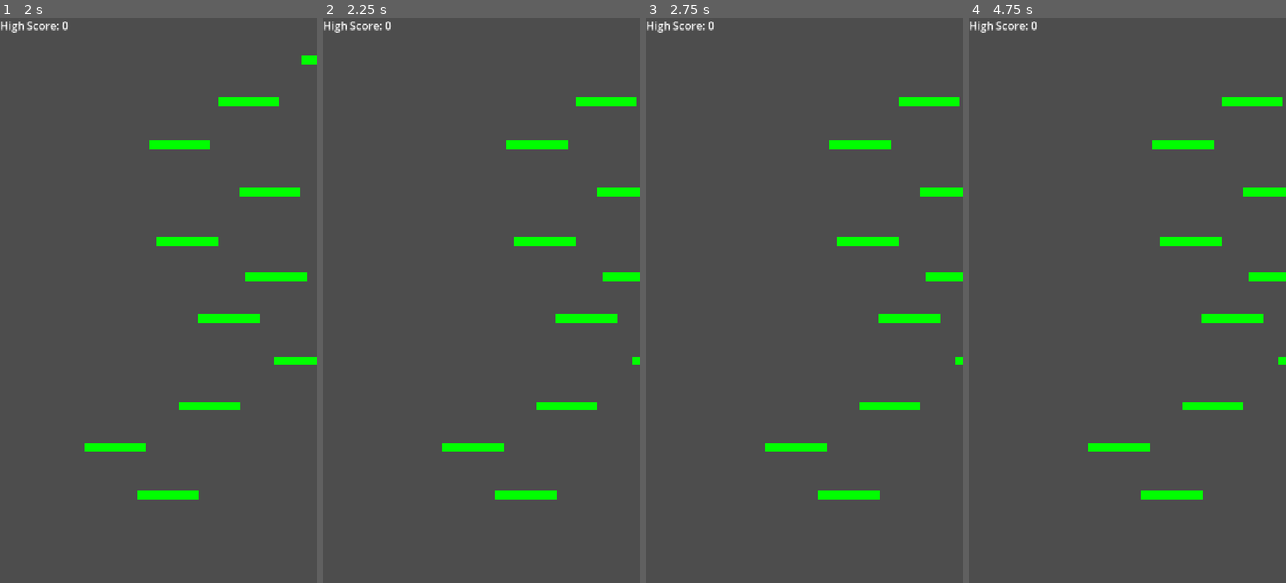
Above: before the commit, frames 1-4 (left to right).
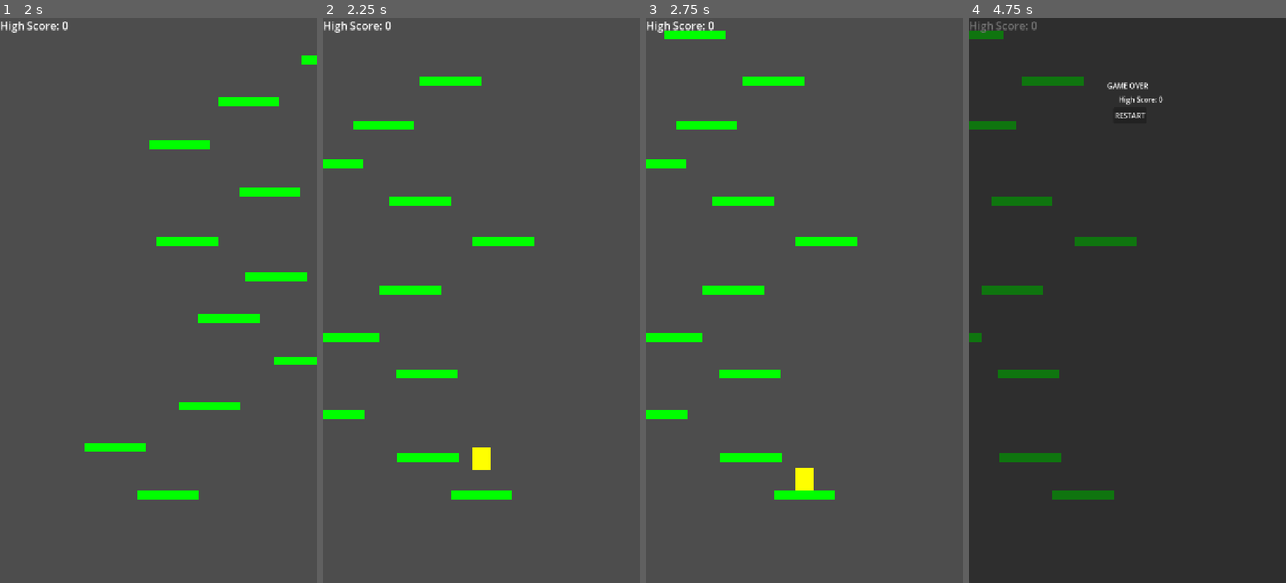
Above: after the commit, the same moments.

Repository: mezegis-hub/Vertical-Jumper
Game: Godot game, scene res://Scene/main.tscn
Two runs of this game, one before a commit and one after it. Both use one fixed random seed, a clock stepped at 60 frames per second and the inputs below.
Inputs (mouse positions are in pixels of both pictures, inside the frame that each line leads up to):
- Up to frame 1 (2 s): tap Enter (ui_accept) at 0.5, 0.77, 1.52 s; hold Right (ui_right) from 0.53 s (still down)
- Up to frame 2 (2.25 s): release Right (ui_right) at 2 s; click (484, 114) at 2 s, where only the run after the commit has a clickable "RESTART"
- Up to frame 3 (2.75 s): no input
- Up to frame 4 (4.75 s): tap Enter (ui_accept) at 2.75, 3.77, 4.52 s; hold Left (ui_left) 2.78-3.53 s; hold Right (ui_right) from 3.53 s (still down)

Frame 1 is identical in both runs. In frame 2, 5.6% of the frame differs, in the area x 0-100%, y 10-86%; in frame 3, 5.9%; in frame 4, 100%, in the area x 0-100%, y 0-100%.

Commit message:
Game Over
Created game over screen
Display high score
Restart button

To Do
Game Over screen texts not aligned.
Game Over screen texts too small.

Diff:
--- a/Scene/main.tscn
+++ b/Scene/main.tscn
@@ -1,11 +1,13 @@
 [gd_scene format=3 uid="uid://cio5lt711exyp"]
 
+[ext_resource type="Script" uid="uid://mxm7lgi6a3w6" path="res://Scripts/main.gd" id="1_3amdw"]
 [ext_resource type="PackedScene" uid="uid://cpsthuq6xyyfr" path="res://Scene/player.tscn" id="1_f6udf"]
 [ext_resource type="PackedScene" uid="uid://dwws58wib3xru" path="res://Scene/platform.tscn" id="2_sblpm"]
 [ext_resource type="Script" uid="uid://ck5ek7r3u31fx" path="res://Scripts/platform_generator.gd" id="3_r34rm"]
 [ext_resource type="Script" uid="uid://bqdoqdkprn4xl" path="res://Scripts/label.gd" id="4_2wwxx"]
 
 [node name="Main" type="Node2D" unique_id=1778091553]
+script = ExtResource("1_3amdw")
 
 [node name="Player" parent="." unique_id=726204177 instance=ExtResource("1_f6udf")]
 position = Vector2(0, -100)
@@ -24,3 +26,42 @@
 theme_override_font_sizes/font_size = 25
 script = ExtResource("4_2wwxx")
 player_node = NodePath("../../Player")
+
+[node name="GameOverPanel" type="Panel" parent="Canvas" unique_id=1337548393]
+visible = false
+anchors_preset = 15
+anchor_right = 1.0
+anchor_bottom = 1.0
+grow_horizontal = 2
+grow_vertical = 2
+
+[node name="GaveOver" type="Label" parent="Canvas/GameOverPanel" unique_id=447044807]
+layout_mode = 0
+offset_left = 314.0
+offset_top = 142.0
+offset_right = 406.0
+offset_bottom = 165.0
+text = "GAME OVER"
+horizontal_alignment = 1
+
+[node name="Score" type="Label" parent="Canvas/GameOverPanel" unique_id=970027116 node_paths=PackedStringArray("player_node")]
+layout_mode = 0
+offset_left = 340.0
+offset_top = 173.0
+offset_right = 380.0
+offset_bottom = 196.0
+horizontal_alignment = 1
+vertical_alignment = 1
+script = ExtResource("4_2wwxx")
+player_node = NodePath("../../../Player")
+
+[node name="Restart" type="Button" parent="Canvas/GameOverPanel" unique_id=1998824055]
+layout_mode = 0
+offset_left = 328.0
+offset_top = 203.0
+offset_right = 392.0
+offset_bottom = 239.0
+text = "RESTART"
+
+[connection signal="died" from="Player" to="." method="_on_player_died"]
+[connection signal="pressed" from="Canvas/GameOverPanel/Restart" to="." method="_on_restart_pressed"]
--- /dev/null
+++ b/Scripts/main.gd
@@ -0,0 +1,21 @@
+
+extends Node2D
+
+@onready var game_over = $Canvas/GameOverPanel
+
+# Called when the node enters the scene tree for the first time.
+func _ready() -> void:
+	pass # Replace with function body.
+
+
+# Called every frame. 'delta' is the elapsed time since the previous frame.
+func _process(delta: float) -> void:
+	pass
+
+
+func _on_player_died() -> void:
+	game_over.visible = true # Replace with function body.
+
+
+func _on_restart_pressed() -> void:
+	get_tree().reload_current_scene() # Replace with function body.
--- a/Scripts/player.gd
+++ b/Scripts/player.gd
@@ -1,5 +1,6 @@
 extends CharacterBody2D
 
+signal died
 
 const SPEED = 300.0
 const GRAVITY = 1200.0
@@ -54,6 +55,7 @@
 	if global_position.y > highest_y + FALL_DISTANCE:
 		game_over = true
 		velocity = Vector2.ZERO
+		died.emit()
 
 	if position.x < -400:
 		position.x = 400
Not shown, added: Scripts/main.gd.uid
